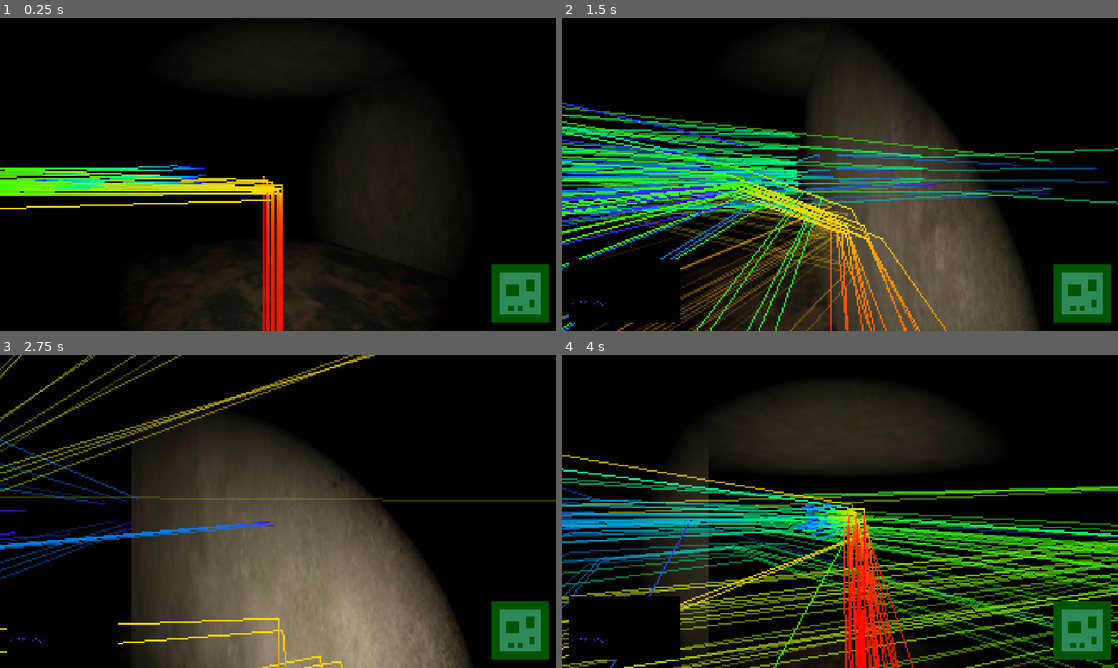
Above: before the commit, frames 1-4 (two rows, left to right).
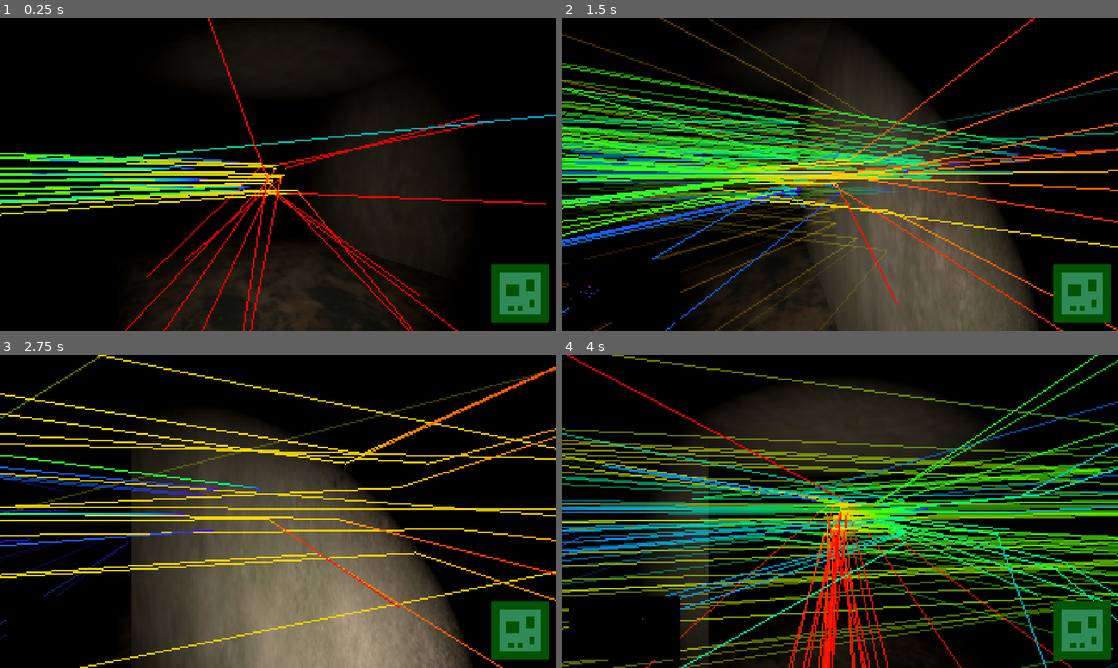
Above: after the commit, the same moments.

Repository: KoBeWi/SpaceJam2026
Game: Godot game, scene res://Game.tscn
Two runs of this game, one before a commit and one after it. Both use one fixed random seed, a clock stepped at 60 frames per second and the inputs below.
Inputs (mouse positions are in pixels of both pictures, inside the frame that each line leads up to):
- Up to frame 1 (0.25 s): no input
- Up to frame 2 (1.5 s): tap Enter (ui_accept) at 0.5, 0.77 s; move the mouse to (867, 174) at 0.52 s; hold W (forward) from 0.53 s (still down); click (867, 174) at 0.67 s; move the mouse to (812, 174) at 1.27 s
- Up to frame 3 (2.75 s): keep holding W (forward); tap Enter (ui_accept) at 1.52 s; move the mouse to (289, 505) at 2.02 s
- Up to frame 4 (4 s): keep holding W (forward); move the mouse to (834, 517) at 2.77 s; click (834, 517) at 2.92 s; tap Enter (ui_accept) at 3.02, 3.77 s; move the mouse to (878, 514) at 3.52 s

The runs differ from the first frame. In frame 1, 8.6% of the frame differs, in the area x 0-100%, y 0-100%; in frame 2, 30%; in frame 3, 13%; in frame 4, 39%.

Commit message:
update raycaster

Diff:
--- a/Player.gd
+++ b/Player.gd
@@ -2,6 +2,7 @@
 
 const SPEED = 5.0
 const JUMP_VELOCITY = 4.5
+@onready var camera_3d: Camera3D = %Camera3D
 
 func _physics_process(delta: float) -> void:
 	# Add the gravity.
--- a/Player.tscn
+++ b/Player.tscn
@@ -20,17 +20,18 @@
 shape = SubResource("CapsuleShape3D_yebci")
 
 [node name="Camera3D" type="Camera3D" parent="." unique_id=675636959]
+unique_name_in_owner = true
 transform = Transform3D(1, 0, 0, 0, 1, 0, 0, 0, 1, 0, 0.37548137, 0)
 
-[node name="SpotLight3D" type="SpotLight3D" parent="." unique_id=280915744]
-
-[node name="Detector" type="StaticBody3D" parent="." unique_id=391817132]
-transform = Transform3D(1, 0, -8.4703295e-22, 4.2351647e-22, -4.3711385e-08, 0.99999994, 0, -1.0000001, -4.3711392e-08, 0, 0.37548137, 0)
+[node name="Detector" type="StaticBody3D" parent="Camera3D" unique_id=391817132]
+transform = Transform3D(1, 0, -8.4703295e-22, 4.2351647e-22, -4.3711385e-08, 0.99999994, 0, -1.0000001, -4.3711392e-08, 0, 0, 0.15204945)
 collision_layer = 8
 collision_mask = 0
 
-[node name="CollisionShape3D" type="CollisionShape3D" parent="Detector" unique_id=1341259481]
+[node name="CollisionShape3D" type="CollisionShape3D" parent="Camera3D/Detector" unique_id=1341259481]
 shape = SubResource("ConvexPolygonShape3D_nigug")
+
+[node name="SpotLight3D" type="SpotLight3D" parent="." unique_id=280915744]
 
 [node name="SubViewport" type="SubViewport" parent="." unique_id=1521101797]
 unique_name_in_owner = true
--- a/Scanner/marker_3d.gd
+++ b/Scanner/marker_3d.gd
@@ -1,17 +1,19 @@
 extends MeshInstance3D
 
-var lifetime:= 15.0
+var lifetime:= 1.0
+var decay := 1.0
 
 func _ready() -> void:
 	pass # Replace with function body.
 
 func setup(in_dist:float)->void:
-	var reduced_lifetime = (lifetime - in_dist) / 15.0
+
+	var reduced_lifetime = (40.0 - in_dist) / 40.0
+	decay = 1.0 / reduced_lifetime
 	material_override.albedo_color = Color.from_hsv(reduced_lifetime * 0.8, 0.8, 0.9)
-	lifetime = reduced_lifetime * 5.0
 
 func _process(delta: float) -> void:
-	lifetime -= delta
+	lifetime -= delta * decay
 	material_override.albedo_color.a = lifetime
 	if lifetime <= 0.0:
 		queue_free()
--- a/Scanner/ray_draw.gd
+++ b/Scanner/ray_draw.gd
@@ -9,6 +9,9 @@
 @export var player_handle:CharacterBody3D
 var trail_mesh:ImmediateMesh
 
+var ray_max_distance := 40.0
+var ray_dispersion := 0.1
+var ray_spread := 0.1
 var trail_segments: Array[Dictionary] = []
 var trail_material: StandardMaterial3D
 
@@ -24,14 +27,13 @@
 
 func _fire_ray_and_record() -> void:
 	var vector_forward := -player_handle.global_basis.z
-	#print(vector_forward)
-	#var ray_start := player_handle.global_position + Vector3.UP * randf_range(-0.1, 0.1) + Vector3.RIGHT * randf_range(-0.1, 0.1)
-	var ray_start := player_handle.global_position
-	#var ray_end := Vector3.FORWARD.rotated(Vector3.UP, randf_range(-0.1, 0.1)).rotated(Vector3.RIGHT, randf_range(-0.1, 0.1))
-	var ray_end := vector_forward * 15.0 + Vector3.UP.rotated(vector_forward, randf() * TAU) * randf()
-	#var ray_end := vector_forward * 15.0
+	var ray_start :Vector3= player_handle.camera_3d.global_position
+	ray_start += player_handle.global_basis.x * randf_range(-ray_spread, ray_spread)
+	ray_start += player_handle.global_basis.y * randf_range(-ray_spread, ray_spread)
 
-	ray_end *= 15.0
+	var direction:= vector_forward + Vector3.UP.rotated(vector_forward, randf() * TAU) * randf() * ray_dispersion
+	var ray_end := ray_start + direction.normalized() * ray_max_distance
+
 	var ray := Vector3.FORWARD
 	var distance := 0.0
 	var bounce := 0
@@ -43,6 +45,8 @@
 
 		if not collision.is_empty():
 			distance += ray_start.distance_to(collision.position)
+			if distance > ray_max_distance:
+				return
 			if collision.collider.name == "Detector":
 
 				spawn_marker(collision.collider.to_local(collision.position), distance)
